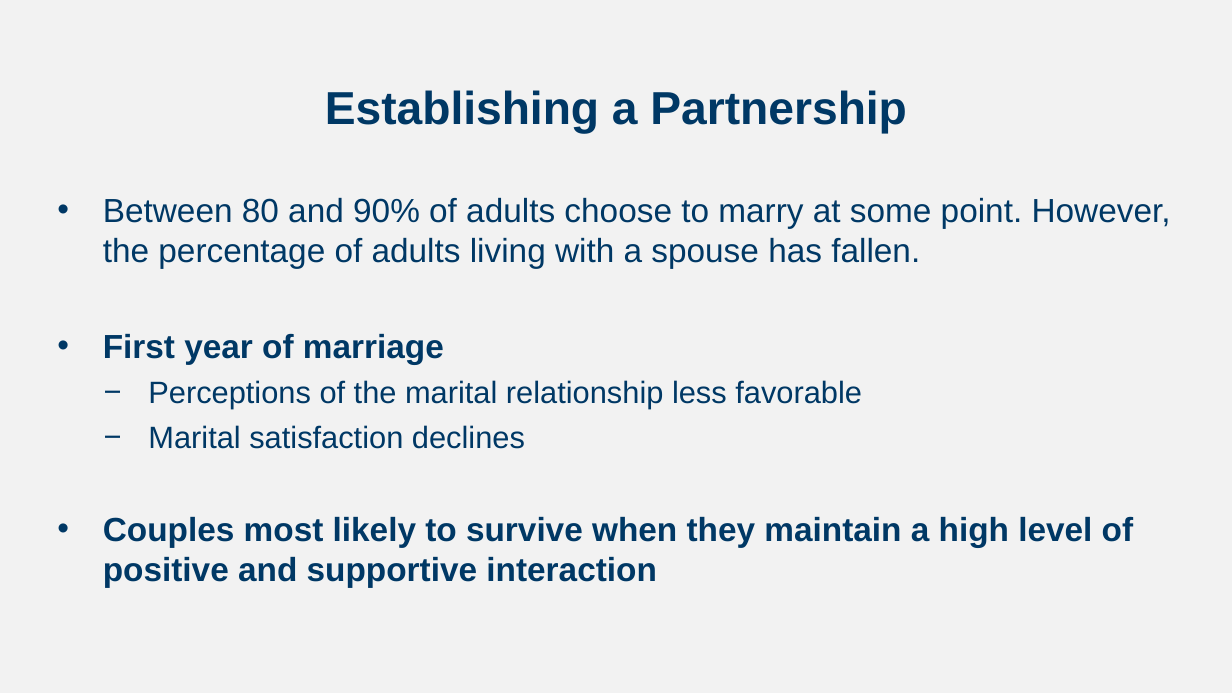
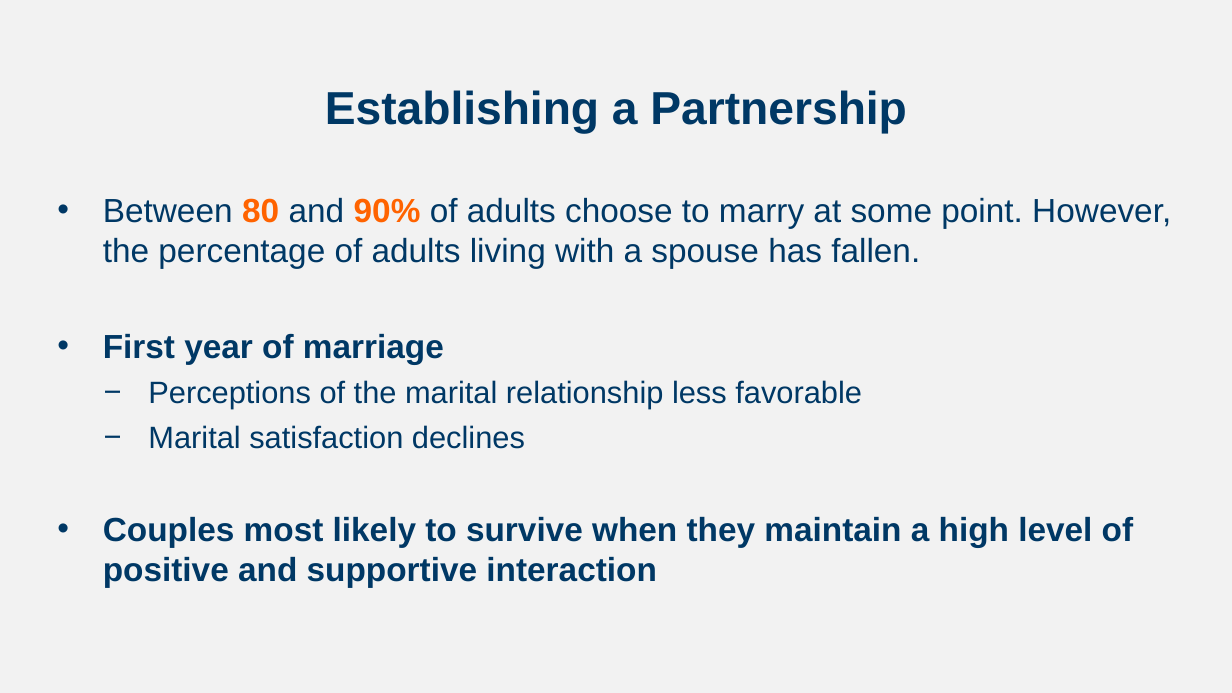
Before and after one commit to npm27/Teaching-Materials, a slide deck: slide 17 of Developmental Fall 23/Slides/Chapter 14.pptx (slide 19 before the commit). Drawn at 1232x693 pixels with LibreOffice and Linux fonts; fonts in the diff are those of the drawing. Boxes give left, top, right and bottom in pixels: in the first picture for what was removed or moved away, otherwise in the second. Text is boxed around its words. In the diff, an @@ line names an element or a change of style, - is before the commit and + after.

```diff
--- a/Developmental Fall 23/Slides/Chapter 14.pptx
+++ b/Developmental Fall 23/Slides/Chapter 14.pptx
@@ text at box(103, 197, 1171, 268): text colour #003865 to #FF6300, bold on in "80 90%" @@
```
Also in this commit, not shown: 6 other slides changed, 2 slides removed.
